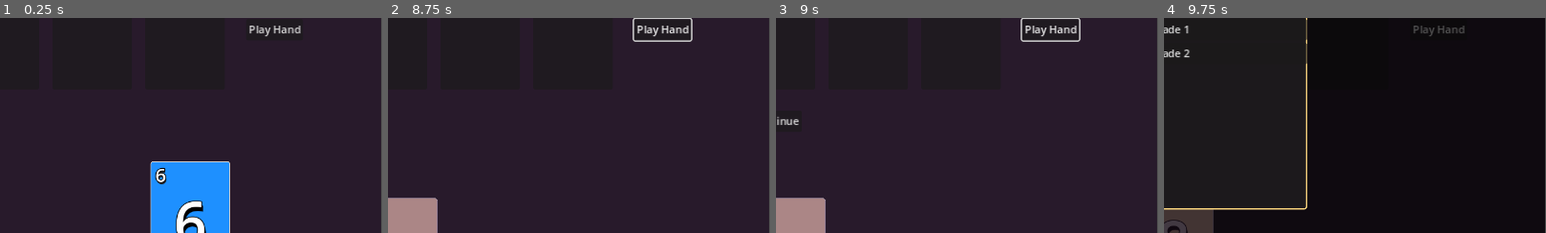
Above: before the commit, frames 1-4 (left to right).
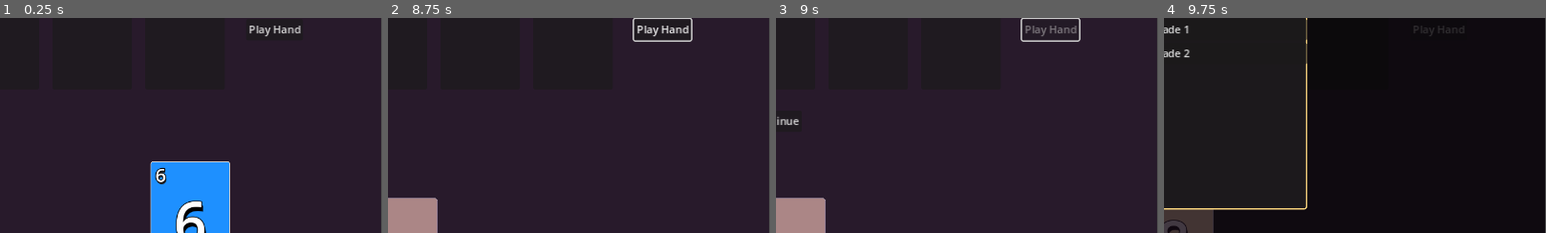
Above: after the commit, the same moments.

Repository: jwapobie/uno-cards
Game: Godot game, scene res://scenes/game_loop.tscn
Same seed, same stepped clock (60 frames per second), same inputs: the game is played once before the commit and once after it.
Inputs (mouse positions are % of the whole screen's width and height, from its top left):
- Up to frame 1 (0.25 s): no input
- Up to frame 2 (8.75 s): click "Play Hand" at 0.5 s; click "Play Hand" at 1.25 s; click "Sort" at 2 s; click "Sort" at 2.75 s; click "Sort" at 3.5 s; click "Play Hand" at 4.25 s; tap Enter at 5, 7.25 s; move the mouse to (72, 45) at 5.02 s; click (72, 45) at 5.17 s; tap Space at 5.75 s; drag from (30, 55) to (45, 70) at 5.77 s; move the mouse to (47, 99) at 6.52 s; click (47, 99) at 6.67 s; drag from (39, 96) to (20, 35) at 7.27 s; drag from (26, 50) to (55, 50) at 8.02 s
- Up to frame 3 (9 s): tap Space at 8.75 s; drag from (20, 35) to (35, 25) at 8.77 s
- Up to frame 4 (9.75 s): click "Continue" at 9.5 s
The pictures show only the part of the screen within x 50-100%, y 47-97%; the shares and areas given below are measured in that part.

Frames 1-2 are identical in both runs. In frame 3, 0.3% of the frame differs, in the area x 65-79%, y 3-9%; in frame 4, 0.1%.

Commit message:
disable play button after playing hand

Diff:
--- a/objects/card_player/play_mat.gd
+++ b/objects/card_player/play_mat.gd
@@ -52,6 +52,7 @@
 	hand_event.cards = cards
 	hand_event.card_objs = current_cards
 	EventBus.queue_event(hand_event)
+	play_hand_button.disabled = true
 
 func on_hand_play(event: EventHandPlayed) -> void:
 	for i in range(event.cards.size()):
